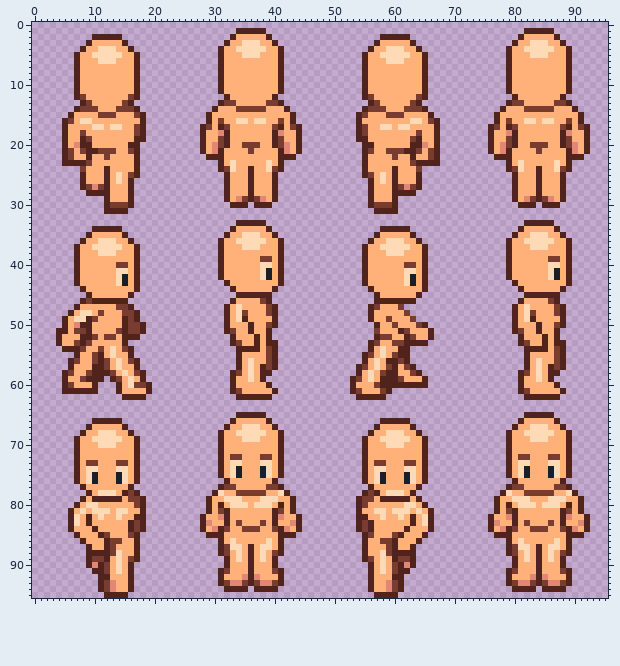
Two versions of one sprite sheet, graphics/sprites/player/male.png. Above: the version before the commit.
The file is 96x96 pixels.
The same view after the edit:
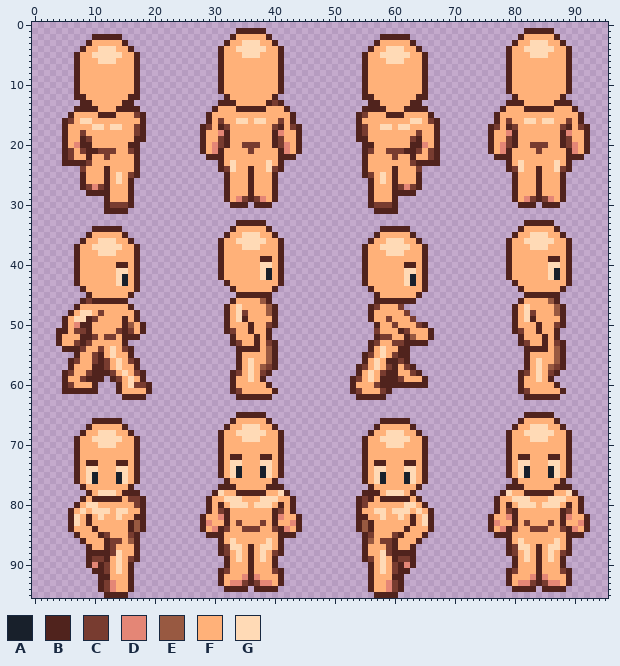
Palette (. is transparent): A #18202b  B #50231d  C #783c30  D #e48676  E #985941  F #ffb179  G #ffdab6
The edit:
@@ x 0..95 @@
 11 .......BFFFFFFFFFB.............BFFFFFFFFFB.............BFFFFFFFFFB.............BFFFFFFFFFB......
-12 .......BCFFFFFFFCB..............BFFFFFFFB..............BCFFFFFFFCB..............BFFFFFFFB.......
-13 ........BCFFFFFCB..............BCCFFFFFCCB..............BCFFFFFCB..............BCCFFFFFCCB......
-14 .......BCCCFFFCCCB............BFFFCCCCCFFFB............BCCCFFFCCCB............BFFFCCCCCFFFB.....
-15 ......BFFFFCCCFFFCB..........BFFFFFFFFFFFFFB..........BCFFFCCCFFFFB..........BFFFFFFFFFFFFFB....
+12 .......BBFFFFFFFBB..............BFFFFFFFB..............BBFFFFFFFBB..............BFFFFFFFB.......
+13 ........BBFFFFFBB..............BBBFFFFFBCB..............BBFFFFFBB..............BBBFFFFFBBB......
+14 .......BBBBFFFBBBB............BFFFBBBBBFFFB............BBBBFFFBBBB............BFFFBBBBBFFFB.....
+15 ......BFFFFBBBFFFCB..........BFFFFFFFFFFFFFB..........BCFFFBBBFFFFB..........BFFFFFFFFFFFFFB....
 16 .....BCFGGFFFFFFFFB..........BFCFFGGFGGFFCFB..........BFFFFFFFFGGFCB.........BFCFFGGFGGFFCFB....
@@ x 0..95 @@
 38 .......BFFFGGGFFFB.............BFFFFFFFFFB.............BFFFGGGFFFB.............BFFFFFFFFFB......
-39 .......BFFFFFFFFFB.............BFFFFFFCCFB.............BFFFFFFFFFB.............BFFFFFFCCFB......
-40 .......BFFFFFFCCFB.............BFFFFFFGGFB.............BFFFFFFCCFB.............BFFFFFFGGFB......
+39 .......BFFFFFFFFFB.............BFFFFFFBBFB.............BFFFFFFFFFB.............BFFFFFFBBFB......
+40 .......BFFFFFFBBFB.............BFFFFFFGGFB.............BFFFFFFBBFB.............BFFFFFFGGFB......
 41 .......BFFFFFFGGFB.............BFFFFFFGAFB.............BFFFFFFGGFB.............BFFFFFFGAFB......
@@ x 0..95 @@
 45 .........BFFFFFFB.................BBBBBB.................BFFFFFFB.................BBBBBB........
-46 ........BCBBBBBB.................BFFFFCB.................BBBBBBB.................BFFFFCB........
-47 .......BFFFFFFCCB...............BFGFFFFCB...............BCFFFC..................BFGFFFFCB.......
-48 ......BFGGFCFFFCCB..............BFGCFFFCB...............BFFFFFC.................BFGCFFFCB.......
-49 .....BFGGBCFFFFBCB..............BFGBFFFFB...............BFFCFFFC................BFGBFFFFB.......
-50 .....BFDBBFFFFFBCCB.............BFFFBFFCB................BFFCFFFCB..............BFFFBFFCB.......
-51 ....BBFCCBFFFFCBCCB.............BCFFBFFB.................CFFFBCFFFB.............BCFFBFFB........
-52 ....BFFFBBCFCCFBBB...............BFFFBFB.................BCCFFBCFFB..............BFFFBFB........
-53 ....BFFCBCFFFFFB.................BCFFBFBB...............BCFFCCBBBB...............BCFFBFBB.......
-54 .....BBBCFFCFGFCB.................BBBBFCB...............BFGFFBB...................BBBBFCB.......
-55 .......BFFCBFGFFB.................BFFFFCB..............BCFGFCBB...................BFFFFCB.......
-56 ......BCFFCBCFGFCB................BFGFFCB..............BFGFBBCB...................BFGFFCB.......
-57 ......BFFFBBCFGFFB................BFGFBCB.............BCFGFCBFCB..................BFGFBCB.......
-58 .....BCFFCBBBCFGFCB..............BCFGFBB..............BFGFCBBFFCB................BCFGFBB........
+46 ........BCBBBBBB.................BFFFFEB.................BBBBBBB.................BFFFFEB........
+47 .......BFFFFFFFFB...............BFGFFFFEB...............BCFFFC..................BFGFFFFEB.......
+48 ......BFGGFCFFFFFB..............BFGCFFFEB...............BFFFFFC.................BFGCFFFEB.......
+49 .....BFGGBCFFFFBFB..............BFGBFFFFB...............BFFCFFFC................BFGBFFFFB.......
+50 .....BFDBBFFFFFBEFB.............BFFFBFFCB................BFFCFFFCB..............BFFFBFFCB.......
+51 ....BBFCCBFFFFCBCFB.............BCFFBFFB.................CFFFBCFFFB.............BCFFBFFB........
+52 ....BFFFBBCFCCFBBB...............BFFFBFB.................BCCFFBEFFB..............BFFFBFB........
+53 ....BFFCBCFFFFFB.................BCFFBFCB...............BCFFCCBBBB...............BCFFBFCB.......
+54 .....BBBCFFCFGFCB.................BBBBFEB...............BFGFFBB...................BBBBFEB.......
+55 .......BFFCBFGFFB.................BFFFFEB..............BCFGFCBB...................BFFFFEB.......
+56 ......BCFFCBCFGFCB................BFGFFEB..............BFGFBBCB...................BFGFFEB.......
+57 ......BFFFBBCFGFFB................BFGFECB.............BCFGFCBFCB..................BFGFECB.......
+58 .....BCFFCBBBCFGFCB..............BCFGFCB..............BFGFCBBFFCB................BCFGFCB........
 59 .....BFFCBBB.BCFGFB..............BFFGFB..............BCFGFBBBCFFFB...............BFFGFB.........
@@ x 0..95 @@
 71 .......BFFFFFFFFFB.............BFFFFFFFFFB.............BFFFFFFFFFB.............BFFFFFFFFFB......
-72 .......BFFFFFFFFFB.............BFCCFFFCCFB.............BFFFFFFFFFB.............BFCCFFFCCFB......
-73 .......BFCCFFFCCFB.............BFGGFFFGGFB.............BFCCFFFCCFB.............BFGGFFFGGFB......
+72 .......BFFFFFFFFFB.............BFBBFFFBBFB.............BFFFFFFFFFB.............BFBBFFFBBFB......
+73 .......BFBBFFFBBFB.............BFGGFFFGGFB.............BFBBFFFBBFB.............BFGGFFFGGFB......
 74 .......BFGGFFFGGFB.............BFGAFFFAGFB.............BFGGFFFGGFB.............BFGAFFFAGFB......
@@ x 0..95 @@
 76 .......BFGAFFFAGFB..............BFFFFFFFB..............BFGAFFFAGFB..............BFFFFFFFB.......
-77 ........BFFFFFFFB..............BCCFFFFFCCB..............BFFFFFFFB..............BCCFFFFFCCB......
-78 .........BFGGGFBCB............BGFFCCCCCFFGB............BCBFGGGFB..............BGFFCCCCCFFGB.....
-79 ........BFBBBBBFCCB..........BFFGGGFFFGGGFFB..........BCCFBBBBBFB............BFFGGGFFFGGGFFB....
+77 ........BFFFFFFFB..............BBBFFFFFBBB..............BFFFFFFFB..............BBBFFFFFBBB......
+78 .........BFGGGFBBB............BGFFBBBBBFFGB............BBBFGGGFB..............BGFFBBBBBFFGB.....
+79 ........BFBBBBBFCCB..........BFFGGGFFFGGGFFB..........BCBFBBBBBFB............BFFGGGFFFGGGFFB....
 80 .......BFGGFFFFFFCB..........BFBFGGGFGGGFBFB..........BCFFFFFFGGFB...........BFBFGGGFGGGFBFB....
@@ x 14..58 @@
 82 GFFBB.........BFFDBFFFFFFFBDFFB.........BBFFG
-83 FFBCB.........BDFFBFCFFFCFBFFDB.........BCBFF
-84 FFBCB.........BFDBCFFCCCFFCBDFB.........BCBFF
+83 FFBEB.........BDFFBFCFFFCFBFFDB.........BEBFF
+84 FFBEB.........BFDBCFFCCCFFCBDFB.........BEBFF
 85 FFCB...........BBBFFFFFFFFFBBB...........BCFF
-86 CFFB.............BFGFFFFFGFB.............BFFC
+86 CFEB.............BFGFFFFFGFB.............BEFC
 87 FFFB.............BCGGFBFGGFB.............BFFF
@@ x 30..90 @@
 92 .BFFFDBDFFFB..............BFFFBB.................BFFFDBDFFFB.
-93 .BCDDCBCDDCB..............BFFDCB.................BCDDCBCDDCB.
+93 .BFDDCBCDDFB..............BFFDCB.................BFDDCBCDDFB.
 94 ..BBBB.BBBB...............BFFDCB..................BBBB.BBBB..
